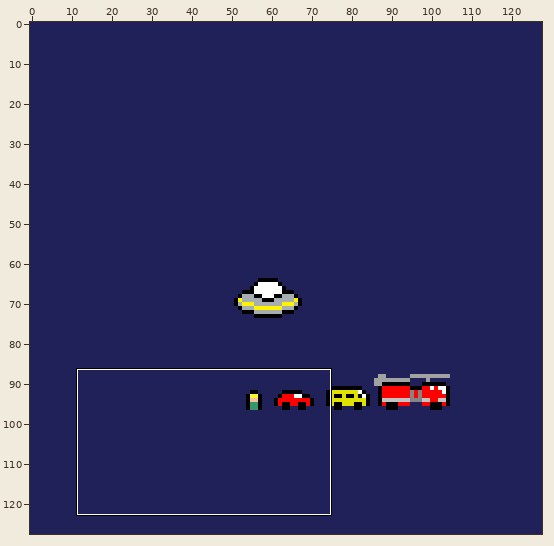
A pixel-art file gets an edit: Abduction101/mockups/ufo-cleanup.aseprite. Above: a wide view before the commit, with the close-up outlined.
Close-up. As it was:
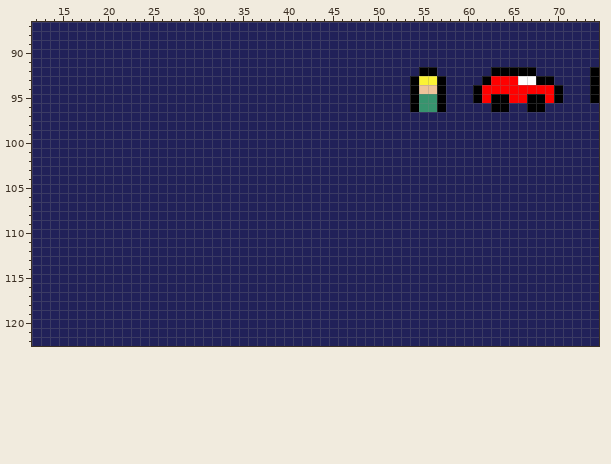
128x128 pixels, 1 frame. Shown: x 12..74, y 87..122.
The result:
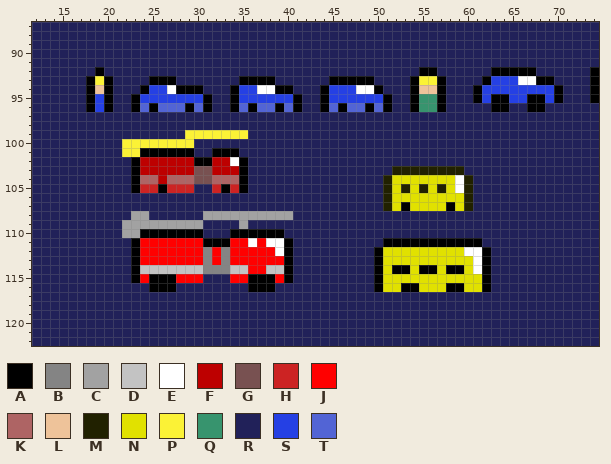
Palette (. is transparent): A #000000  B #848484  C #a2a2a2  D #c3c3c3  E #ffffff  F #bd0000  G #785151  H #cc2323  J #ff0000  K #ae6464  L #eec39a  M #212100  N #e1e100  P #fbf236  Q #37946e  R #212159  S #2540e4  T #5264d5
From old to new:
Layer "Layer 4":
y 92: x 19 R -> A
y 93: x 18..20 RRR -> APA; x 25..27 RRR -> AAA; x 35..38 RRRR -> AAAA; x 45..49 RRRRR -> AAAAA; x 63..65 JJJ -> SSS
y 94: x 18..20 RRR -> ALA; x 24..30 RRRRRRR -> ASSEAAA; x 34..40 RRRRRRR -> ASSEEAA; x 44..50 RRRRRRR -> ASSSEEA; x 62..69 JJJJJJJJ -> SSSSSSSS
y 95: x 18..20 RRR -> ASA; x 23..31 RRRRRRRRR -> ASSSSSSSA; x 34..41 RRRRRRRR -> ASSSSSSA; x 44..51 RRRRRRRR -> ASSSSSSA; x 62 J -> S; x 65..66 JJ -> SS; x 69 J -> S
y 96: x 18..20 RRR -> ASA; x 23..31 RRRRRRRRR -> ATATTTATA; x 34..41 RRRRRRRR -> ATATTATA; x 44..51 RRRRRRRR -> ATATTATA
y 99: x 29..35 RRRRRRR -> PPPPPPP
y 100: x 22..29 RRRRRRRR -> PPPPPPPP
y 101: x 22..29 RRRRRRRR -> PPAAAAAA; x 32..34 RRR -> AAA
y 102: x 23..35 RRRRRRRRRRRRR -> AFFFFFFAAFFEA
y 103: x 23..35 RRRRRRRRRRRRR -> AFFFFFFGGFFFA; x 52..59 RRRRRRRR -> MMMMMMMM
y 104: x 23..35 RRRRRRRRRRRRR -> AKKFKKKGGKKKA; x 51..60 RRRRRRRRRR -> MNNNNNNNEM
y 105: x 23..29 RRRRRRR -> AHHAHHH; x 32..35 RRRR -> HAHA; x 51..60 RRRRRRRRRR -> MNMNMNMNEM
y 106: x 51..60 RRRRRRRRRR -> MNNNNNNNNM
y 107: x 51..60 RRRRRRRRRR -> MNANNNNANM
y 108: x 23..24 RR -> CC; x 31..40 RRRRRRRRRR -> CCCCCCCCCC
y 109: x 22..30 RRRRRRRRR -> CCCCCCCCC; x 35 R -> C
y 110: x 22..30 RRRRRRRRR -> CCAAAAAAA; x 34..39 RRRRRR -> AAAAAA
y 111: x 23..40 RRRRRRRRRRRRRRRRRR -> AJJJJJJJAAAJJEJEEA; x 51..61 RRRRRRRRRRR -> AAAAAAAAAAA
y 112: x 23..40 RRRRRRRRRRRRRRRRRR -> AJJJJJJJBJBJJJJJEA; x 50..62 RRRRRRRRRRRRR -> ANNNNNNNNNEEA
y 113: x 23..40 RRRRRRRRRRRRRRRRRR -> AJJJJJJJBJBJJJJJJA; x 50..62 RRRRRRRRRRRRR -> ANNNNNNNNNNEA
y 114: x 23..40 RRRRRRRRRRRRRRRRRR -> ADDDDDDDBBBDDJJDDA; x 50..62 RRRRRRRRRRRRR -> ANAANAANAANEA
y 115: x 23..30 RRRRRRRR -> AJAAAJJJ; x 34..40 RRRRRRR -> JJAAAJA; x 50..62 RRRRRRRRRRRRR -> ANNNNNNNNNNNA
y 116: x 25..27 RRR -> AAA; x 36..38 RRR -> AAA; x 50..62 RRRRRRRRRRRRR -> ANNAANNNAANNA
Pixel boxes of the changes (left, top, right, bottom) in both close-ups:
changed: (86, 67, 554, 292)
